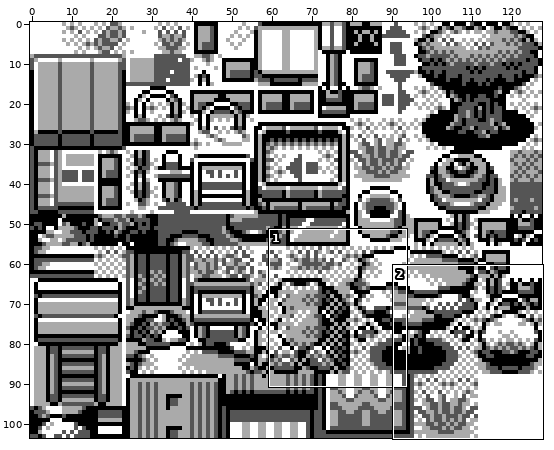
Sprite sheet, stored at gfx/tilesets/park.png. The picture above shows the old version from afar; the outline marks the close-up.
Close-up. As it was:
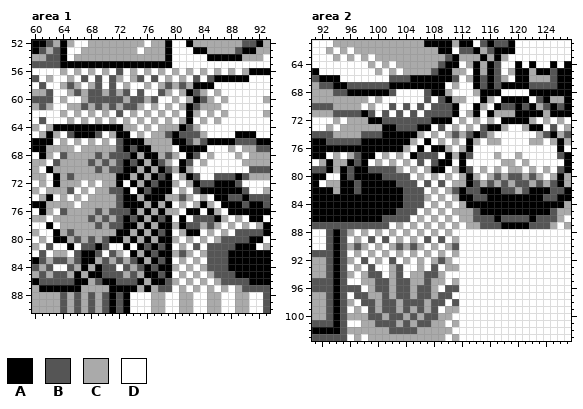
The file is 128x104 pixels. Shown: area 1: x 60..93, y 52..90; area 2: x 91..127, y 61..103. The commit also changed other parts of the picture, which this record leaves out.
Palette (. is transparent): A #000000  B #555555  C #aaaaaa  D #ffffff
Pixels before, area 1, first column x 60:
52 AABCACDDCCCCCCCCDCCADDACCCCCCCBBAC
53 ABCBADDCCCCCCCCDCCCADDDAACCCCBAACC
54 CCBBADCCCCCCCCCCCCCADDDDDAAAAACCCD
55 BBBBAAAAAAAAAAAAAAAADDDDDDDDDDDDDD
56 DDDDCDCDCDCDBDCDCDCDCDCDCDCDCDCAAA
57 BDCDDCDBDBDBCDCBDBDCDCDBDBAAAAADDD
58 DBDDCBCDCBDBDCDDCDCBCBCAAADDDDDDDD
59 CCBDDCBCBBCBCBDBDDBCDCABCDCDDDDDDD
60 BBBDCDDCBBBBBCBBCBDDCDCABCDCDDDDDC
61 CBCDDCCBCBCBCBBCDCDCDCABCCCDDDDDDD
62 DDDDCDCDCDCDBDCDCDCDCDACDCDCDDDDDC
63 DBDDDCDCDCDCDCDCDCDCDCADCDCDDDDDDD
64 CDCAAAAAAAAAACCDCDCCCABCDDDDDDDDDD
65 DCACDBAAABDCAADCDCCBABBBCDDDDAAADD
66 AAADCDCDCDCDBAAACCCCAABCBAAAABBBAA
67 AACCCCDCCCCCBABAACCCDAAAADDDCDCCBB
68 DACDBCCCCBCBBBACAACBCDABDCDDDCDCCC
69 CCDBCCCCBCBCBABACABCDABDCDDDDDCCCC
70 CDACCCCCCBCBBAACACABCACDDDDDDDDBBB
71 CCDACBCCCCCCAACACABADCABDDBBBABCCC
72 DCDACCCDCDCCADACABAACDCABBAAABDDDD
73 CDCCCBDCDCCBBADABAAADCDBAAAAAABDDC
74 DCADCDCDCCCCBAACAAACCBCDCDAABBABBB
75 AACCCCDCCCCCBAAACACADCDCACDAAABAAB
76 DACDBCCCCBCBBBACACACCDAADACDAAAAAA
77 CCDCCCCCBCBCBABACABADADBBBACDCDAAD
78 DDADCCCCCBCBBAACACAACABBCBCDCDCDCA
79 CDDACBCCCCCCAACACABADCAADCDCDBBBBA
80 DCDAACBCBCBAACACACAACDCDCDCBBBBAAD
81 CDBDDADBBABDDADABABADCDBDBBBBAAADC
82 DBDCCDBAABDBCDACABAACBCDCBBBAAAAAA
83 ABCBBCBAACBCBCBACABADCDCDBBBAAAAAA
84 BCBDDBCACABBDBCBABAACDCDCBBBAAAAAA
85 CBCBBCACAABBBCBCAABADCDCDCBBBAAAAA
86 ABBBBBAACBAABBBACAABCDCDCDCBBBBAAA
87 CAAAAAACCCCAAAACACBBDCDCDCDCDCBBBB
88 CCCCBCBCBCBABADDDCCDDCCDDCCDDCCDDB
89 CCCCBCBCBCBABADDDCCDDCCDDCCDDCCDDB
90 CCCCBCBCBCBABADDDCCDDCCDDCCDDCCDDB
Pixels before, area 2, first column x 91:
 61 DDDCCCCCCCCCCCCCAAAACAADBABBADDDDDDDD
 62 DDCDCDCCCCCCCCCCCCAADBBACBAAADDDDDDDD
 63 DDDCDCDCDCCCCCCCCCCBACCCACACDDDDDDDDD
 64 DDDDDDDDCDCDCCCCCCBAADCACABDDADADDADA
 65 ADDDDDDDDCDCDCCCCBAACCDACABDCAACAABAA
 66 BAAADDDDDDDBBBAAAAAABDCABABCDAACCCBAA
 67 CBBAABBBBBBAAAAAAAADCDDABABAAAABBBBAA
 68 CCCBBAAAAAABDDDDBAACDDDCAAADDDDAAAAAA
 69 CCCCCCCCDCDDDDDDBDBACCDDACDAAAADBACCA
 70 BBBCCCCDCDDBDBDBDBBBADDACDABBABACBABA
 71 CCCBBBBABDBDBDBDBBBBADCADACCCAAAACAAA
 72 DDDCDCCCAABBBBBBBAAADCDCDCDAAAACDCDCD
 73 DDCDCCCCCCAABBBAADBDCDCDBAACDDCAADBDC
 74 BBBCCCCBBBAAAAACDCDCBCBABCDDDDDDCBACB
 75 AABBBBBAAAAAAACDADCDCDACDCCDDDDCCDCAC
 76 AAAAAAAAAAAAACDADAACDCADDDDDDDDDDDDAD
 77 AADCDCBAADCDCDABBBDACABDDDCDDCDDDDDBA
 78 DCACCABADCDCDCDBDBAADADDDDDCCDCDDDDDA
 79 BBACABAABBBBCDCDCAADCABDCDCDCCDCDCDBA
 80 AADDABAAAABBBBDCDCDCDCACDCBCBBCBCDCAC
 81 ADCCAABAAAAABBBDBDBDCCABCBCBCBBCBCBAC
 82 AAACAABAAAAAABBBDCDCBABBAAABBCBAAABBA
 83 AAAAAAAAAAAAABBBCDCDCAABBAAAAAAAABBAA
 84 AAAAAAAAAAAAABBBDCDCDCAAAAAAAAAAAAAAC
 85 AAAAAAAAAAAABBBDCDCDCCCBAAAAAAAAAABCC
 86 AAAAAAAAAABBBBDCDCDCDCCBBBABBBBABBBCD
 87 BBBBBBBBBBBDCDCDCDCDCDCCBBBAAAABBBCDC
 88 DDBABCDCDCDCDCDCDCDCDDDDDDDDDDDDDDDDD
 89 DDBABDCDBDBDCDCDBDBDCDDDDDDDDDDDDDDDD
 90 DDBABCBCDCDCBCBCDCDCBDDDDDDDDDDDDDDDD
 91 BBBABDCDCDCDCDCDCDCDCDDDDDDDDDDDDDDDD
 92 CCBABCDBDCDBDCDCDCBCDDDDDDDDDDDDDDDDD
 93 CCBABDCDBDDCBDDCDBDCCDDDDDDDDDDDDDDDD
 94 CCBABCDCBBDCBDCCBBCDDDDDDDDDDDDDDDDDD
 95 BBBABDDCCBBCBBCCBCCDCDDDDDDDDDDDDDDDD
 96 BBBABBBDCBBCBBCBBCDBBDDDDDDDDDDDDDDDD
 97 CCBABDBBCCBCBBCBBCBBDDDDDDDDDDDDDDDDD
 98 CCBABCDBBCBBCBBBCBBDBDDDDDDDDDDDDDDDD
 99 CCBABDCDBCBBCBCBCBDCCDDDDDDDDDDDDDDDD
100 CCBABCCCBBCBBCBCBBCCDDDDDDDDDDDDDDDDD
101 BBBABDDCCBBBCBCBBCCDCDDDDDDDDDDDDDDDD
102 AAAABCCCCCCBBBBCCCCCDDDDDDDDDDDDDDDDD
103 BBBBBDCDCCCCCCCCCCCDCDDDDDDDDDDDDDDDD
And afterwards:
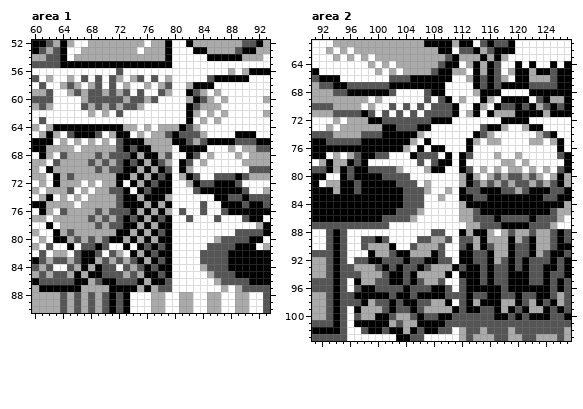
Changes in this commit:
Area 1:
y 56: x 64 C -> D; x 66 C -> D; x 68 C -> D; x 70 C -> D; x 74 C -> D; x 76 C -> D; x 78 C -> D; x 80 C -> D; x 82 C -> D; x 84 C -> D; x 86 C -> D
y 57: x 81 C -> D; x 83 B -> D
y 58: x 80..81 CB -> DD
y 59: x 81 C -> D
y 60: x 64 C -> D; x 80 C -> D
y 61: x 65..66 CC -> DD; x 77 C -> D; x 79 C -> D; x 81 C -> D
y 62: x 64 C -> D; x 66 C -> D; x 74 C -> D; x 76 C -> D; x 78 C -> D; x 80 C -> D
y 63: x 65 C -> D; x 67 C -> D; x 69 C -> D; x 71 C -> D; x 73 C -> D; x 75 C -> D; x 77 C -> D; x 79 C -> D; x 81 C -> D
y 68: x 80 C -> D
y 70: x 80 C -> D
y 72: x 80 C -> D
y 73: x 81 C -> D
y 74: x 80..82 CBC -> DDD; x 84 C -> D
y 75: x 81 C -> D; x 83..85 CAC -> DBD
y 76: x 80..87 CDAADACD -> DBDDBDDB
y 77: x 81..87 ADBBBAC -> DBDDDBD; x 89..90 CD -> DB
y 78: x 80..86 CABBCBC -> DDDDDDD; x 88 C -> D; x 90 C -> D
y 79: x 81..83 CAA -> DDD; x 85 C -> D; x 87 C -> D
y 80: x 80 C -> D; x 82 C -> D; x 84 C -> D
y 81: x 81 C -> D; x 83 B -> D
y 82: x 80..82 CBC -> DDD; x 84 C -> B
y 83: x 81 C -> D; x 83..84 CD -> DB
y 84: x 80 C -> D; x 82 C -> D
y 85: x 81 C -> D; x 83 C -> D
y 86: x 80 C -> D; x 82 C -> D; x 84 C -> D
y 87: x 81 C -> D; x 83 C -> D; x 85 C -> D
Area 2:
y 66: x 111 B -> D
y 67: x 111 C -> D
y 68: x 110 C -> D
y 69: x 111 C -> D
y 72: x 112 C -> D; x 114 C -> D; x 116 C -> D; x 122 C -> D; x 124 C -> D; x 126 C -> D
y 73: x 109 B -> D; x 111 C -> D; x 113 C -> D; x 125 B -> D; x 127 C -> D
y 74: x 108 C -> D; x 110..113 CBCB -> DDDD; x 126..127 CB -> DD
y 75: x 109 C -> D; x 111 C -> D; x 127 C -> D
y 76: x 110 C -> D; x 112 C -> D
y 77: x 100..101 DC -> BB; x 103 C -> D; x 111 C -> D
y 78: x 100 C -> D; x 102 C -> D; x 104 C -> D
y 79: x 105 C -> D; x 111 C -> D
y 80: x 106 C -> D; x 108 C -> D; x 110 C -> D
y 81: x 107 B -> C; x 109 B -> D; x 111 C -> D
y 82: x 107..108 DC -> CD; x 111 B -> D
y 83: x 107 C -> D; x 111 C -> D
y 84: x 108 C -> D; x 110 C -> D
y 85: x 106..107 DC -> CD; x 109 C -> D; x 111 C -> D
y 86: x 105..106 DC -> CD; x 108 C -> D; x 110 C -> D
y 87: x 103 C -> D; x 105 C -> D; x 107 C -> D; x 109 C -> D; x 111 C -> D; x 127 C -> D
y 88: x 96 C -> D; x 98 C -> D; x 100 C -> D; x 102 C -> D; x 104 C -> D; x 106 C -> D; x 108..110 CDC -> BBD; x 112..116 DDDDD -> ACAAC; x 118..127 DDDDDDDDDD -> CBCCBCCBAB
y 89: x 97..98 CD -> DB; x 100 D -> A; x 103 C -> D; x 105..106 CD -> DB; x 108..127 DBDCDDDDDDDDDDDDDDDD -> CCBDBBCACCCACBACCBAB
y 90: x 96..99 CBCD -> DDBC; x 101..104 DCBC -> CADD; x 107 D -> C; x 109..127 DCBDDDDDDDDDDDDDDDD -> BDDBACABCCABBACCBAA
y 91: x 97 C -> D; x 99..100 CD -> AC; x 102..104 DCD -> BAA; x 106 D -> C; x 108..109 DC -> AB; x 111..127 CDDDDDDDDDDDDDDDD -> DAABBACCABBACBAAB
y 92: x 96..97 CD -> DB; x 99..101 DCD -> AAB; x 103..108 DCDCDC -> BABBAA; x 110 C -> B; x 112..127 DDDDDDDDDDDDDDDD -> AABBACBABABBBABA
y 93: x 96 D -> B; x 98..109 DBDDCBDDCDBD -> CCBABABBABCC; x 111..127 CDDDDDDDDDDDDDDDD -> ABAABABBABABBAABA
y 94: x 96..97 CD -> BB; x 99..105 BBDCBDC -> CCBAABA; x 107..108 BB -> CC; x 110 D -> A; x 112..127 DDDDDDDDDDDDDDDD -> AAABABBAAABBABBA
y 95: x 97 D -> A; x 102..103 CB -> AA; x 105..107 CCB -> ABC; x 109 C -> B; x 111..127 CDDDDDDDDDDDDDDDD -> DBAABABBAAABBABAB
y 96: x 96 B -> D; x 98..99 DC -> AA; x 102 C -> B; x 104..105 BC -> AB; x 108..109 CD -> AA; x 111..127 BDDDDDDDDDDDDDDDD -> DBAAAAABAAAAAABAB
y 97: x 96..109 DBBCCBCBBCBBCB -> BAAAAABAABAAAA; x 111..127 DDDDDDDDDDDDDDDDD -> BBABBAABBABBAABCB
y 98: x 96..100 CDBBC -> BBACB; x 102..105 BCBB -> ABAA; x 107..127 CBBDBDDDDDDDDDDDDDDDD -> BCCADBACAAACCABCABACB
y 99: x 97..99 CDB -> ACC; x 102..103 BC -> AB; x 105 C -> A; x 108..109 BD -> CC; x 111..127 CDDDDDDDDDDDDDDDD -> ABAABBACABACCABAB
y 100: x 96..97 CC -> DB; x 99..101 BBC -> CAA; x 103 B -> C; x 106 C -> A; x 109..127 CCDDDDDDDDDDDDDDDDD -> AABBBBBBAABABAAABBA
y 101: x 97..104 DCCBBBCB -> AAAAACBC; x 106..127 BBCCDCDDDDDDDDDDDDDDDD -> AAAABBBBBBBBBBBBBBBBBB
y 102: x 96..110 CCCCCCBBBBCCCCC -> DDBAABAACABAABB; x 112..127 DDDDDDDDDDDDDDDD -> CBBCBBBCBBBBBBBC
y 103: x 97 C -> D; x 99..109 CCCCCCCCCCC -> DDDDAABBDDD; x 111..127 CDDDDDDDDDDDDDDDD -> DCBCCCBBCCBBCCCBC
